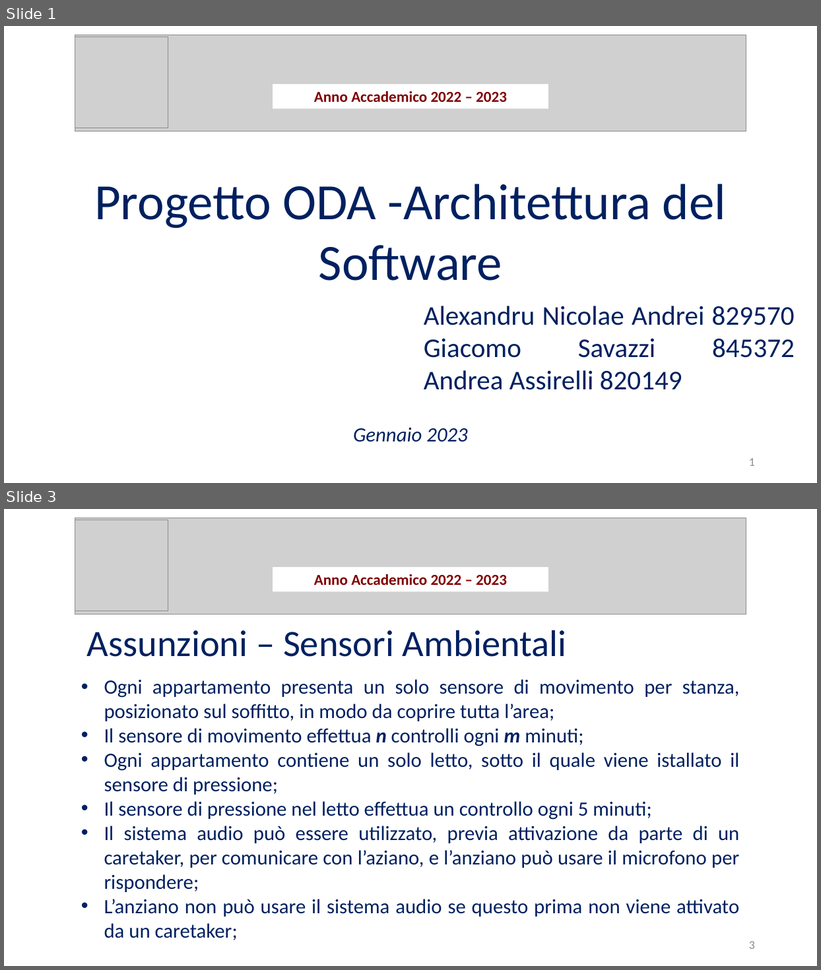
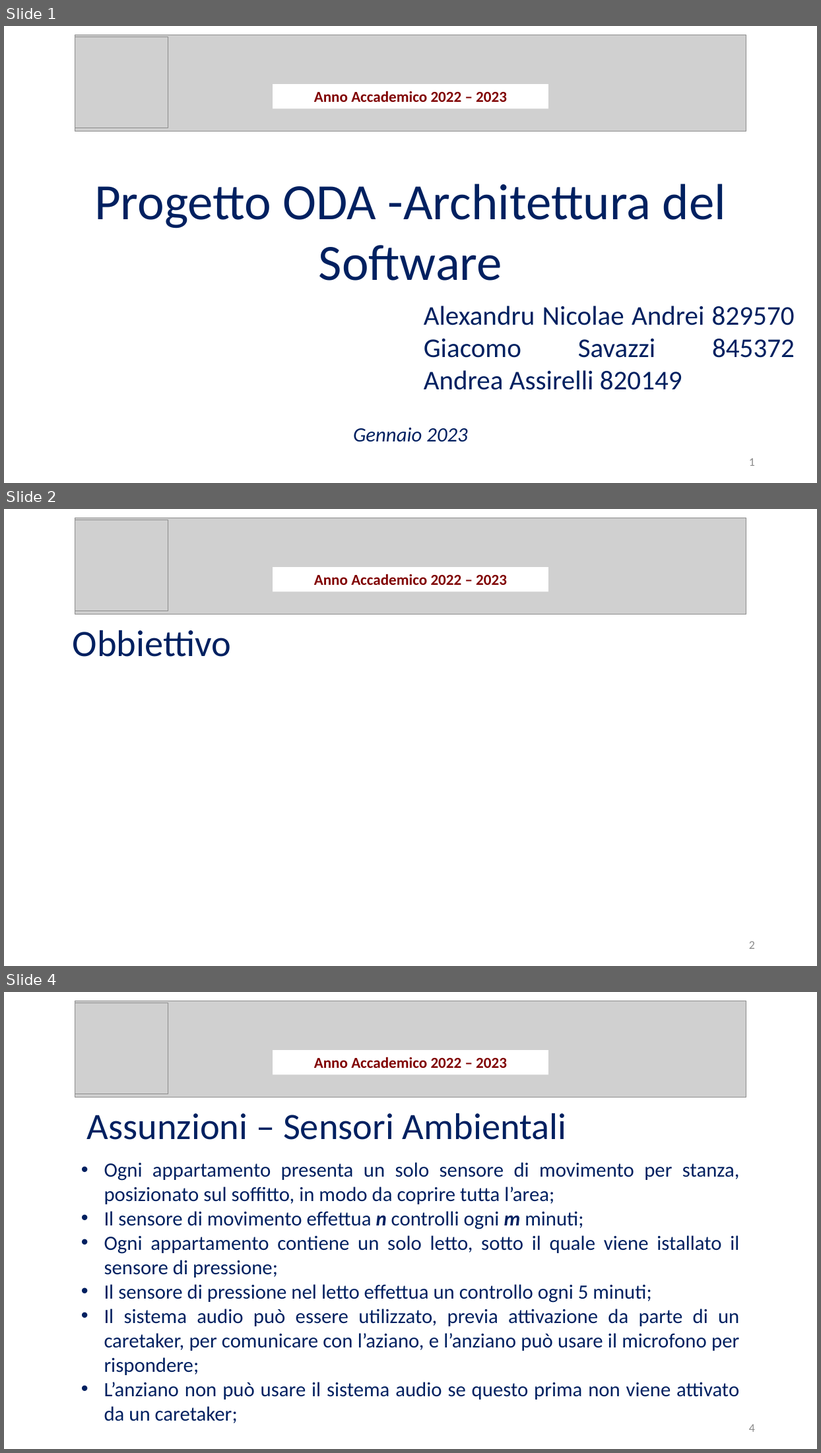
Before and after one commit to Wonderjack996/unimib-software-architecture, a slide deck: Progetto/Presentazione.pptx. Shown one above the other, each under a label of ours: slides 1 and 3 before the commit, slides 1, 2 and 4 after it; the slides between them are not shown. The pictures are 821x970 and 821x1453 pixels, drawn with LibreOffice and Linux fonts; fonts in the diff are those of the drawing; grey boxes stand for pictures. Boxes give left, top, right and bottom in pixels: in the first picture for what was removed or moved away, otherwise in the second. Text is boxed around its words. In the diff, an @@ line names an element or a change of style, - is before the commit and + after.

```diff
--- a/Progetto/Presentazione.pptx
+++ b/Progetto/Presentazione.pptx
@@ slide 2 added at (x1=4, y1=509, x2=817, y2=966), background #FFFFFF @@
@@ picture added at (x1=75, y1=518, x2=746, y2=615) @@
@@ picture added at (x1=75, y1=520, x2=168, y2=611) @@
@@ rectangle added at (x1=273, y1=567, x2=548, y2=591), fill #FFFFFF, 18 pt, text #800000, bold @@
+Anno Accademico 2022 – 2023
@@ text added at (x1=73, y1=630, x2=232, y2=657), 44 pt, text #002060 @@
+Obbiettivo
@@ page number added at (x1=749, y1=941, x2=755, y2=949), 14 pt, text #8C8C8C @@
+2
@@ what was slide 3 is now slide 4 @@
@@ page number at (x1=749, y1=1424, x2=755, y2=1432): text changed @@
-3
+4
```
Also in this commit, not shown: 3 slides changed, 4 other files.
